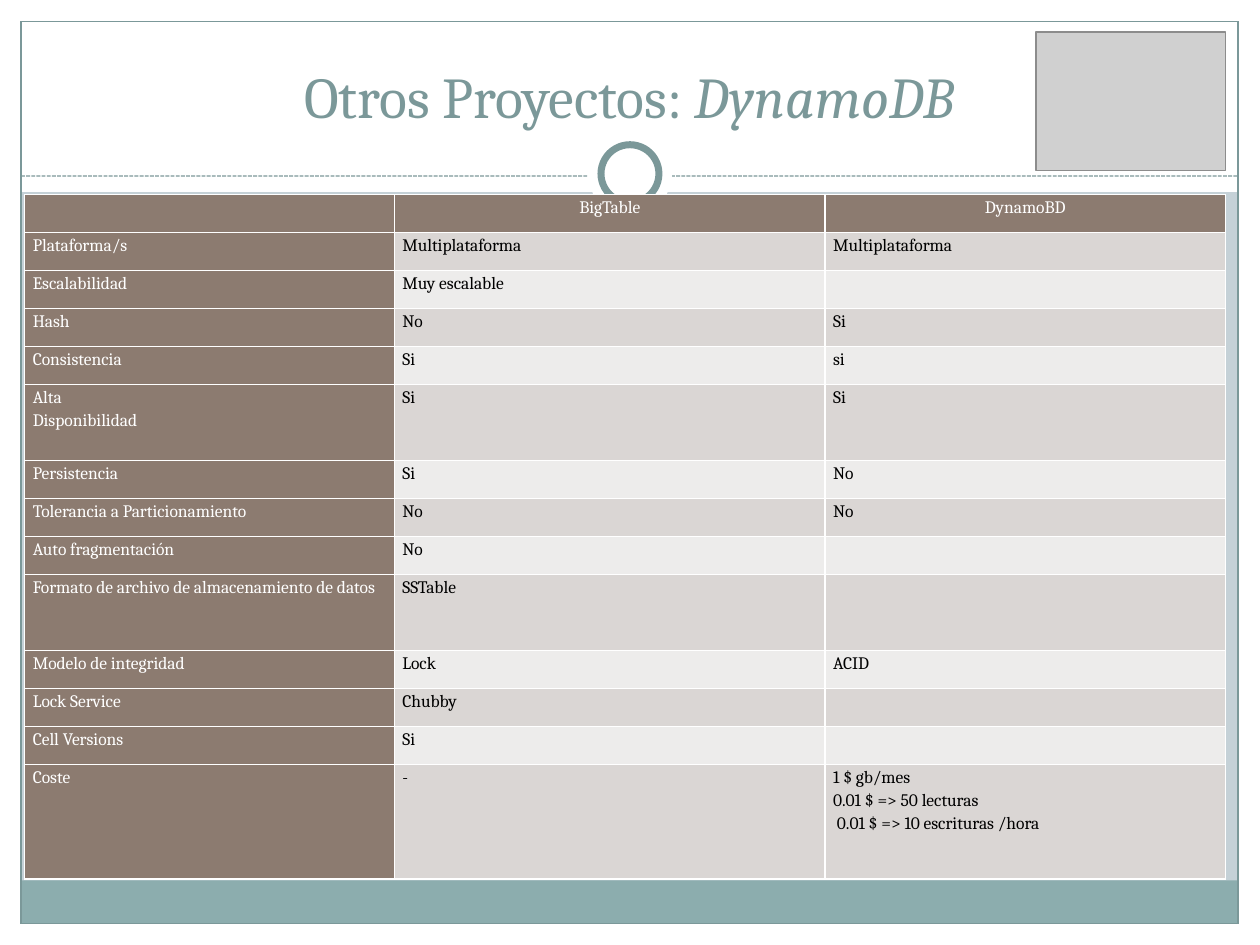
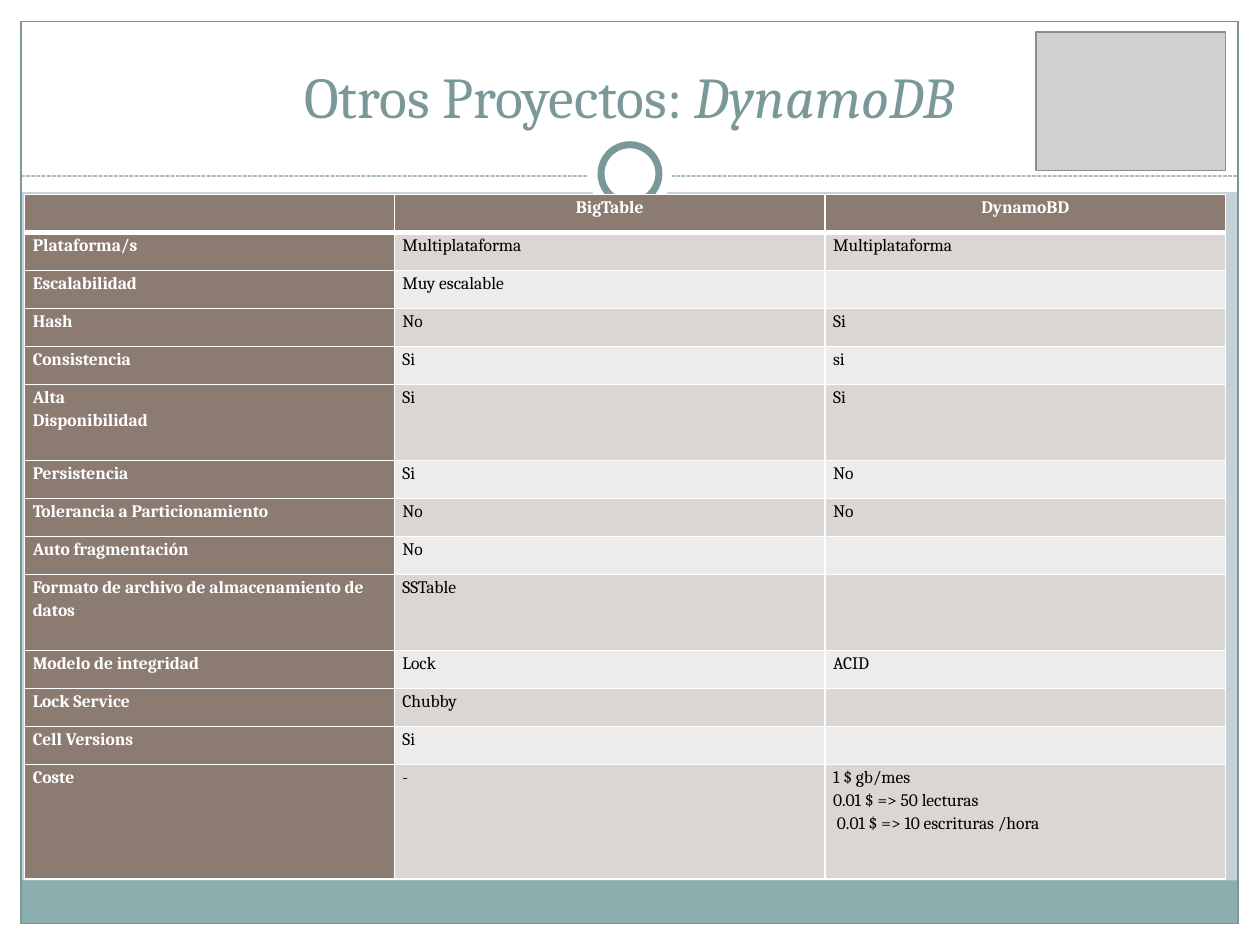
Before and after one commit to Transistores-de-silicio/Trabajo-MABD, a slide deck: slide 35 of BigTable.pptx (slide 34 before the commit). Drawn at 1260x945 pixels with LibreOffice and Linux fonts; fonts in the diff are those of the drawing; grey boxes stand for pictures. Boxes give left, top, right and bottom in pixels: in the first picture for what was removed or moved away, otherwise in the second. Text is boxed around its words. In the diff, an @@ line names an element or a change of style, - is before the commit and + after.

```diff
--- a/BigTable.pptx
+++ b/BigTable.pptx
@@ table at [25, 195, 1226, 879] @@
@@ bold on in "BigTable", "DynamoBD", "Plataforma/s", "Escalabilidad" and 12 more places @@
```
Also in this commit, not shown: 14 other slides changed, 1 slide added, 2 other files.
